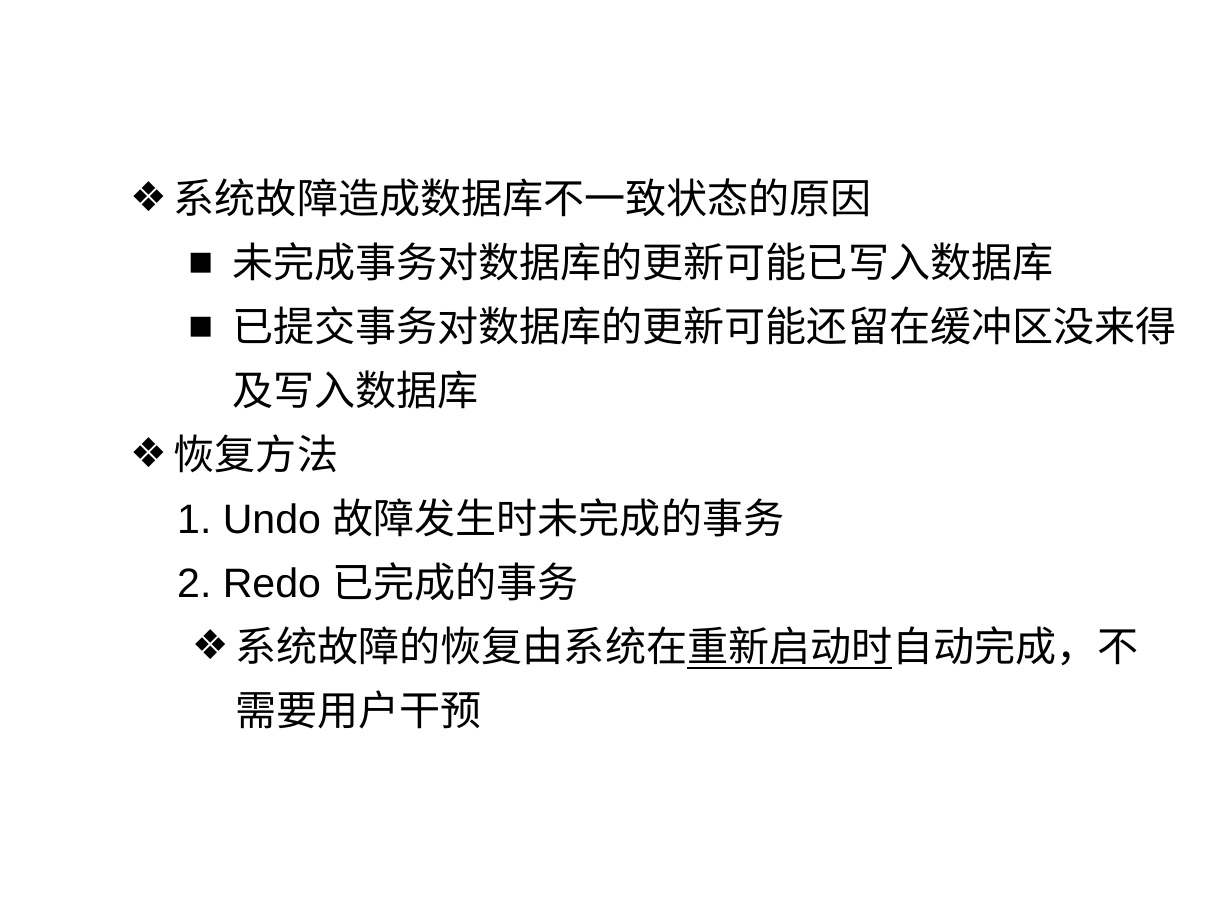
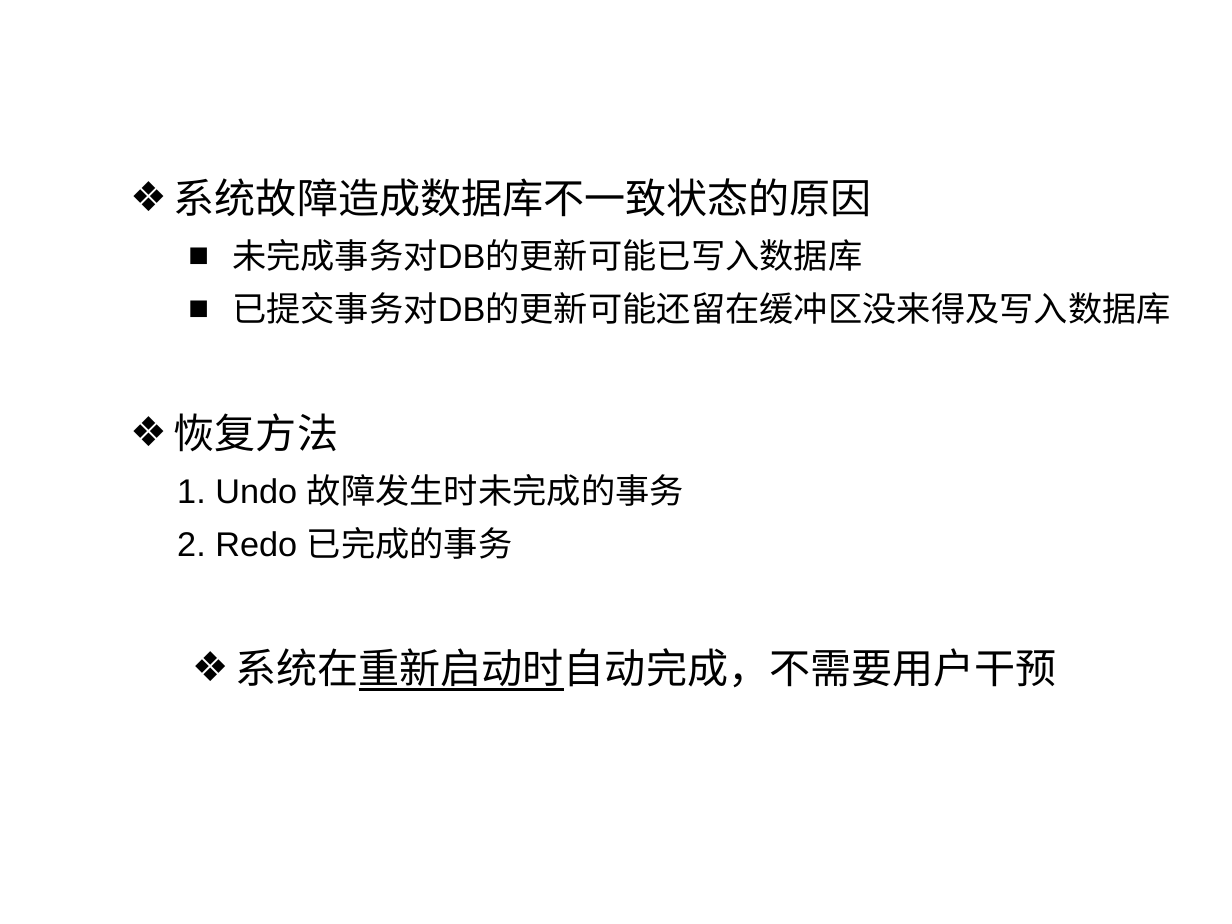
Before and after one commit to HBU/DataBase, a slide deck: slide 49 of PPT/PPT2020/DB第10章.pptx (slide 50 before the commit). Drawn at 1232x924 pixels with LibreOffice and Linux fonts; fonts in the diff are those of the drawing; background and template pictures are left out. Boxes give left, top, right and bottom in pixels: in the first picture for what was removed or moved away, otherwise in the second. Text is boxed around its words. In the diff, an @@ line names an element or a change of style, - is before the commit and + after.

```diff
--- a/PPT/PPT2020/DB第10章.pptx
+++ b/PPT/PPT2020/DB第10章.pptx
@@ text at bbox=[232, 239, 1171, 324]: text changed; size 24 to 20 pt @@
-  ■ 未完成事务对数据库的更新可能已写入数据库
-  ■ 已提交事务对数据库的更新可能还留在缓冲区没来得及写入数据库
+  ■ 未完成事务对DB的更新可能已写入数据库
+  ■ 已提交事务对DB的更新可能还留在缓冲区没来得及写入数据库
@@ text at bbox=[177, 474, 684, 559]: size 24 to 20 pt in "1. Undo 故障发生时未完成的事务", "2. Redo 已完成的事务" @@
@@ text at bbox=[235, 648, 1056, 691]: text changed @@
-❖ 系统故障的恢复由系统在重新启动时自动完成，不需要用户干预
+❖ 系统在重新启动时自动完成，不需要用户干预
```
Also in this commit, not shown: 36 other slides changed, 2 slides removed, 7 other files.
